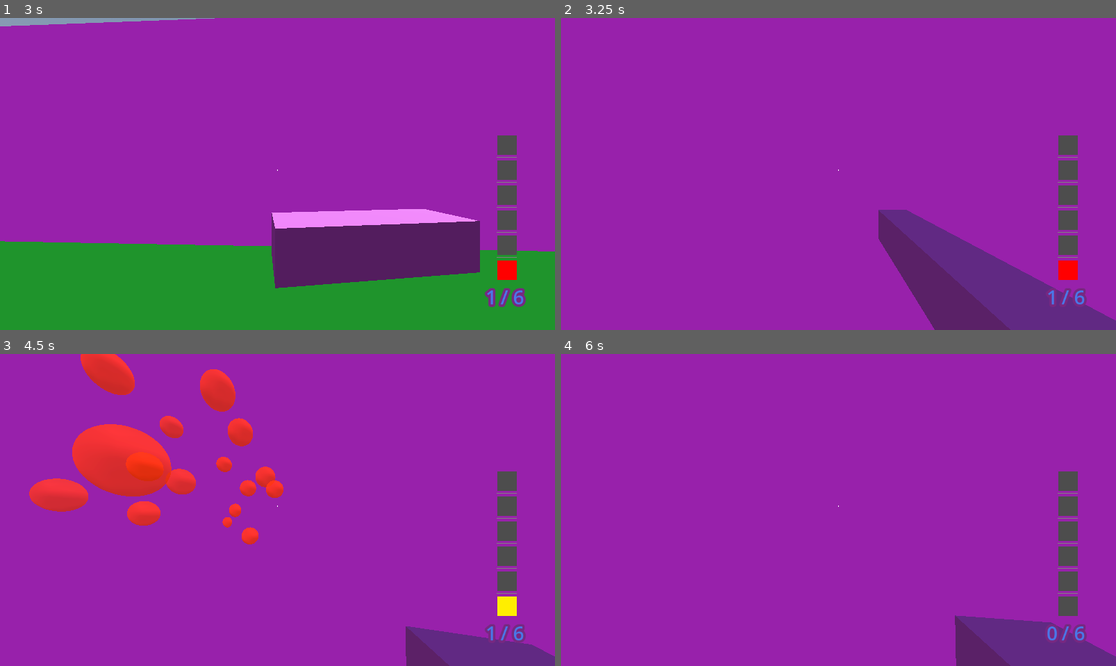
Above: before the commit, frames 1-4 (two rows, left to right).
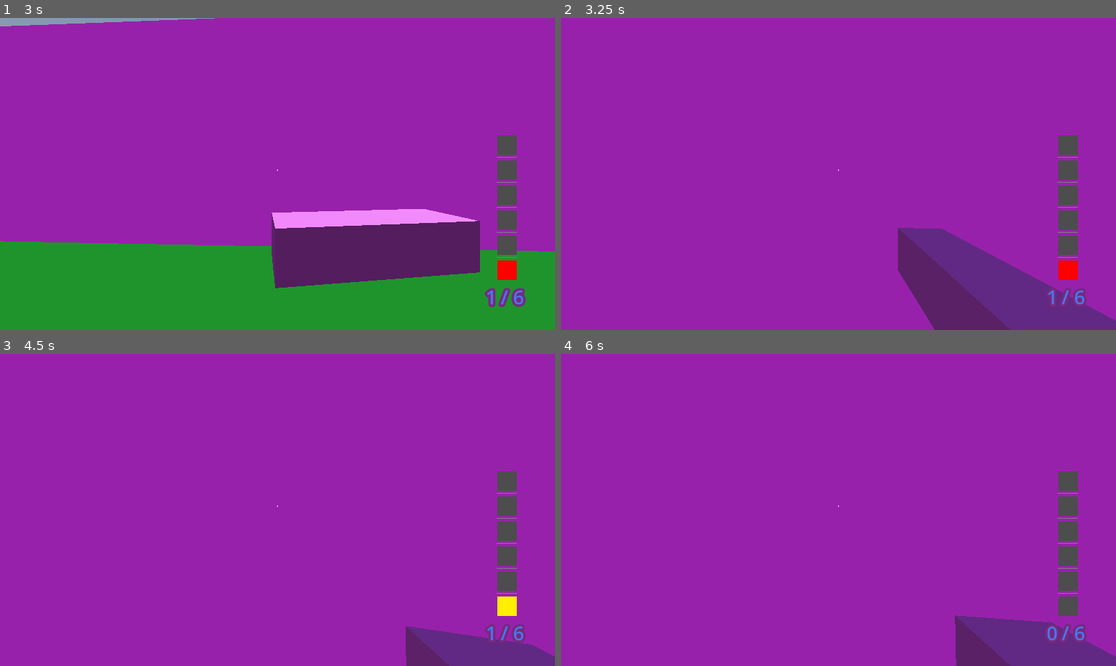
Above: after the commit, the same moments.

Repository: Ayla-McChristie/ProjectRobotCowboy
Game: Godot game, scene res://scenes/world.tscn
Same seed, same stepped clock (60 frames per second), same inputs: the game is played once before the commit and once after it.
Inputs (mouse positions are in pixels of both pictures, inside the frame that each line leads up to):
- Up to frame 1 (3 s): tap Enter (ui_accept) at 0.5 s; move the mouse to (305, 174) at 0.52 s; hold E (E) 0.53-1.28 s; hold W (move_up) from 0.53 s (still down); tap Space (jump) at 0.77, 1.52 s; click (305, 174) at 0.8 s; move the mouse to (249, 174) at 1.27 s; click (249, 174) at 1.35 s; right-click (249, 174) at 1.55 s; move the mouse to (288, 167) at 2.02 s; hold Right mouse button (trick) 2.03-2.78 s; tap E (E) at 2.3, 2.85 s; move the mouse to (271, 180) at 2.77 s
- Up to frame 2 (3.25 s): keep holding W (move_up); tap Space (jump) at 3.02 s; click (832, 180) at 3.05 s
- Up to frame 3 (4.5 s): keep holding W (move_up); move the mouse to (316, 513) at 3.52 s; hold Q (Q) 3.53-4.28 s; tap Space (jump) at 3.77 s; right-click (316, 513) at 3.8 s; move the mouse to (233, 506) at 4.27 s; click (233, 506) at 4.35 s
- Up to frame 4 (6 s): tap Space (jump) at 4.52 s; tap E (E) at 4.55 s; tap Enter (ui_accept) at 5, 5.75 s; move the mouse to (844, 510) at 5.02 s; hold Shift (sprint) 5.03-5.78 s; click (844, 510) at 5.3 s; move the mouse to (816, 503) at 5.77 s; release W (move_up) at 5.78 s; hold D (move_right) from 5.78 s (still down); right-click (816, 503) at 5.85 s

Frame 1 is identical in both runs. In frame 2, 0.8% of the frame differs, in the area x 57-69%, y 61-81%; in frame 3, 7.7%, in the area x 5-52%, y 0-62%; in frame 4, less than 0.1%.
Error after the commit: Cannot call method 'play' on a null value. (res://scripts/Components/Health_Component.gd:16)

Commit message:
projectile blast progress

Diff:
--- a/project.godot
+++ b/project.godot
@@ -76,3 +76,10 @@
 "events": [Object(InputEventKey,"resource_local_to_scene":false,"resource_name":"","device":-1,"window_id":0,"alt_press …(192 unchanged characters)…
 ]
 }
+
+[layer_names]
+
+3d_physics/layer_1="ground"
+3d_physics/layer_2="objects"
+3d_physics/layer_3="player"
+3d_physics/layer_4="enemies"
--- a/scenes/Bullets/Bullet_Blast_Explosion.tscn
+++ b/scenes/Bullets/Bullet_Blast_Explosion.tscn
@@ -1,5 +1,65 @@
-[gd_scene format=3 uid="uid://bqf0yahp8wum2"]
+[gd_scene load_steps=12 format=3 uid="uid://bqf0yahp8wum2"]
+
+[ext_resource type="Script" path="res://scripts/bullet_blast_explosion.gd" id="1_y5rqt"]
+
+[sub_resource type="Curve" id="Curve_e47le"]
+_data = [Vector2(0, 1), 0.0, 0.0, 0, 0, Vector2(1, 0), 0.0, 0.0, 0, 0]
+point_count = 2
+
+[sub_resource type="CurveTexture" id="CurveTexture_ohmpq"]
+curve = SubResource("Curve_e47le")
+
+[sub_resource type="Curve" id="Curve_5klkm"]
+min_value = -1.0
+_data = [Vector2(0, 1), 0.0, 0.0, 0, 0, Vector2(1, 1), 0.0, 0.0, 0, 0]
+point_count = 2
+
+[sub_resource type="CurveTexture" id="CurveTexture_g27vc"]
+curve = SubResource("Curve_5klkm")
+
+[sub_resource type="Curve" id="Curve_lfrwe"]
+_data = [Vector2(0, 0), 0.0, 0.666533, 0, 0, Vector2(1, 1), 0.038187, 0.0, 0, 0]
+point_count = 2
+
+[sub_resource type="CurveTexture" id="CurveTexture_ofs8b"]
+curve = SubResource("Curve_lfrwe")
+
+[sub_resource type="ParticleProcessMaterial" id="ParticleProcessMaterial_ala6m"]
+gravity = Vector3(0, 0, 0)
+scale_min = 2.0
+scale_max = 6.0
+scale_curve = SubResource("CurveTexture_ofs8b")
+alpha_curve = SubResource("CurveTexture_ohmpq")
+hue_variation_curve = SubResource("CurveTexture_g27vc")
+
+[sub_resource type="StandardMaterial3D" id="StandardMaterial3D_a5ofh"]
+transparency = 1
+vertex_color_use_as_albedo = true
+albedo_color = Color(1, 0, 0, 1)
+
+[sub_resource type="SphereMesh" id="SphereMesh_dujmd"]
+material = SubResource("StandardMaterial3D_a5ofh")
+
+[sub_resource type="SphereShape3D" id="SphereShape3D_2l41c"]
+radius = 2.84157
 
 [node name="BulletBlastExplosion" type="Area3D"]
+collision_mask = 5
+script = ExtResource("1_y5rqt")
 
 [node name="Explosion_Sound" type="AudioStreamPlayer3D" parent="."]
+
+[node name="GPUParticles3D" type="GPUParticles3D" parent="."]
+emitting = false
+amount = 4
+lifetime = 0.62
+one_shot = true
+explosiveness = 0.52
+process_material = SubResource("ParticleProcessMaterial_ala6m")
+draw_pass_1 = SubResource("SphereMesh_dujmd")
+
+[node name="CollisionShape3D" type="CollisionShape3D" parent="."]
+shape = SubResource("SphereShape3D_2l41c")
+
+[connection signal="area_entered" from="." to="." method="_on_area_entered"]
+[connection signal="body_entered" from="." to="." method="_on_body_entered"]
--- a/scenes/Bullets/Bullet_Blast_Projectile.tscn
+++ b/scenes/Bullets/Bullet_Blast_Projectile.tscn
@@ -1,53 +1,29 @@
-[gd_scene load_steps=11 format=3 uid="uid://u2e7o272djon"]
+[gd_scene load_steps=5 format=3 uid="uid://u2e7o272djon"]
 
 [ext_resource type="Script" path="res://scripts/bullet_blast_projectile.gd" id="1_g7df4"]
 
-[sub_resource type="Curve" id="Curve_bv6l1"]
-_data = [Vector2(0, 1), 0.0, 0.0, 0, 0, Vector2(1, 0), 0.0, 0.0, 0, 0]
-point_count = 2
-
-[sub_resource type="CurveTexture" id="CurveTexture_ohmpq"]
-curve = SubResource("Curve_bv6l1")
-
-[sub_resource type="Curve" id="Curve_n3e54"]
-min_value = -1.0
-_data = [Vector2(0, 1), 0.0, 0.0, 0, 0, Vector2(1, 1), 0.0, 0.0, 0, 0]
-point_count = 2
-
-[sub_resource type="CurveTexture" id="CurveTexture_g27vc"]
-curve = SubResource("Curve_n3e54")
-
-[sub_resource type="Curve" id="Curve_mpyo3"]
-_data = [Vector2(0, 0), 0.0, 0.666533, 0, 0, Vector2(1, 1), 0.038187, 0.0, 0, 0]
-point_count = 2
-
-[sub_resource type="CurveTexture" id="CurveTexture_ofs8b"]
-curve = SubResource("Curve_mpyo3")
-
-[sub_resource type="ParticleProcessMaterial" id="ParticleProcessMaterial_ebqeh"]
-gravity = Vector3(0, 0, 0)
-scale_min = 2.0
-scale_max = 4.0
-scale_curve = SubResource("CurveTexture_ofs8b")
-alpha_curve = SubResource("CurveTexture_ohmpq")
-hue_variation_curve = SubResource("CurveTexture_g27vc")
-
-[sub_resource type="StandardMaterial3D" id="StandardMaterial3D_a5ofh"]
-transparency = 1
-vertex_color_use_as_albedo = true
+[sub_resource type="StandardMaterial3D" id="StandardMaterial3D_oo5xu"]
 albedo_color = Color(1, 0, 0, 1)
 
-[sub_resource type="SphereMesh" id="SphereMesh_4b026"]
-material = SubResource("StandardMaterial3D_a5ofh")
+[sub_resource type="SphereMesh" id="SphereMesh_d8smh"]
+material = SubResource("StandardMaterial3D_oo5xu")
+radius = 0.25
+height = 0.5
+
+[sub_resource type="SphereShape3D" id="SphereShape3D_wirna"]
+radius = 0.3
 
 [node name="BulletBlastProjectile" type="Node3D"]
 script = ExtResource("1_g7df4")
 
-[node name="GPUParticles3D" type="GPUParticles3D" parent="."]
-emitting = false
-amount = 3
-lifetime = 0.5
-one_shot = true
-explosiveness = 0.52
-process_material = SubResource("ParticleProcessMaterial_ebqeh")
-draw_pass_1 = SubResource("SphereMesh_4b026")
+[node name="MeshInstance3D" type="MeshInstance3D" parent="."]
+mesh = SubResource("SphereMesh_d8smh")
+
+[node name="DamageArea" type="Area3D" parent="."]
+collision_layer = 4
+collision_mask = 3
+
+[node name="CollisionShape3D" type="CollisionShape3D" parent="DamageArea"]
+shape = SubResource("SphereShape3D_wirna")
+
+[connection signal="body_entered" from="DamageArea" to="." method="_on_damage_area_body_entered"]
--- a/scenes/player.tscn
+++ b/scenes/player.tscn
@@ -7,6 +7,8 @@
 [ext_resource type="PackedScene" uid="uid://dnfj8hm8i4vlo" path="res://scenes/UI/HUD.tscn" id="4_ic3md"]
 [ext_resource type="AudioStream" uid="uid://b3d1xhuuyqamq" path="res://Audio/Party Favor.mp3" id="5_lrl7c"]
 [ext_resource type="Shader" path="res://scenes/UI/Shader_speed_lines.gdshader" id="7_6pvat"]
+[ext_resource type="PackedScene" uid="uid://d1nip1hjflc1m" path="res://scenes/Components/health_component.tscn" id="8_go5na"]
+[ext_resource type="PackedScene" uid="uid://cq638s7mke8me" path="res://scenes/Components/hitbox_component.tscn" id="9_077ct"]
 
 [sub_resource type="CapsuleMesh" id="CapsuleMesh_kq1vs"]
 
@@ -31,9 +33,12 @@
 shader_parameter/animation_speed = 20.0
 shader_parameter/noise = SubResource("NoiseTexture2D_00enh")
 
+[sub_resource type="CapsuleShape3D" id="CapsuleShape3D_fohgd"]
+
 [node name="player" type="CharacterBody3D" node_paths=PackedStringArray("audio_jump", "audio_dash")]
 transform = Transform3D(1, 0, 0, 0, 1, 0, 0, 0, 1, -0.0068388, 0.151876, -0.00944901)
 collision_layer = 4
+collision_mask = 11
 script = ExtResource("1_r2wyn")
 STARTUP_TIME = 0.05
 DASH_ANGLE = 0.45
@@ -90,3 +95,14 @@
 grow_horizontal = 2
 grow_vertical = 2
 mouse_filter = 2
+
+[node name="HealthComponent" parent="." instance=ExtResource("8_go5na")]
+
+[node name="HitboxComponent" parent="." node_paths=PackedStringArray("health_component") instance=ExtResource("9_077ct")]
+collision_layer = 4
+collision_mask = 10
+health_component = NodePath("../HealthComponent")
+
+[node name="CollisionShape3D" type="CollisionShape3D" parent="HitboxComponent"]
+transform = Transform3D(1, 0, 0, 0, 1, 0, 0, 0, 1, 0, 1.11478, 0)
+shape = SubResource("CapsuleShape3D_fohgd")
--- a/scripts/GunController.gd
+++ b/scripts/GunController.gd
@@ -17,7 +17,8 @@
 
 #Bullets"res://scenes/Bullets/bullet.tscn"
 var normal_bullet = load("res://scenes/Bullets/bullet.tscn")
-var blast_bullet = load("res://scenes/Bullets/Bullet_Blast.tscn")
+#var blast_bullet = load("res://scenes/Bullets/Bullet_Blast.tscn")
+var blast_bullet = load("res://scenes/Bullets/Bullet_Blast_Projectile.tscn")
 var instance
 
 
--- a/scripts/PlayerController.gd
+++ b/scripts/PlayerController.gd
@@ -98,13 +98,7 @@
 	_handle_walk(delta)
 	_dash_startup()
 	_handle_headbob(delta)
-
-	if velocity.length() > _speed_line_velocity_buffer:
-		_speed_line_intensity = lerp(_speed_line_intensity, 1.0, speed_line_fade_in)
-	else:
-		_speed_line_intensity = lerp(_speed_line_intensity, 0.0, speed_line_fade_in)
-
-	$SpeedLines.material.set_shader_parameter("line_density", _speed_line_intensity)
+	_handle_speedlines()
 
 #region Fov
 	#fov
@@ -116,11 +110,11 @@
 #region Gun
 	#shooting
 	if Input.is_action_just_pressed("primary_fire") || (Input.is_action_pressed("trick") && Input.is_action_pressed("primary_fire")):
-		if gun.cylinder.size() > 0:
-			if gun.cylinder[0] == Global.BulletType.Blast:
-				velocity += camera.get_global_transform().basis.z.normalized() * (RECOIL_FORCE / (recoils_applied + 1))
-
-		recoils_applied += 1
+		#if gun.cylinder.size() > 0:
+			#if gun.cylinder[0] == Global.BulletType.Blast:
+				#velocity += camera.get_global_transform().basis.z.normalized() * (RECOIL_FORCE / (recoils_applied + 1))
+
+		#recoils_applied += 1
 		gun.Fire()
 		pass
 
@@ -233,6 +227,14 @@
 	else:
 		velocity += (head.transform.basis * Vector3(0, DASH_ANGLE, -1)).normalized() * dash_force
 
+func _handle_speedlines():
+	if velocity.length() > _speed_line_velocity_buffer:
+		_speed_line_intensity = lerp(_speed_line_intensity, 1.0, speed_line_fade_in)
+	else:
+		_speed_line_intensity = lerp(_speed_line_intensity, 0.0, speed_line_fade_in)
+
+	$SpeedLines.material.set_shader_parameter("line_density", _speed_line_intensity)
+
 func _process(delta: float) -> void:
 	if is_on_floor():
 		if can_dash == false:
--- /dev/null
+++ b/scripts/bullet_blast_explosion.gd
@@ -0,0 +1,43 @@
+extends Area3D
+
+@export var ATTACK_DAMAGE: float = 10
+@export var KNOCKBACK_FORCE: float = 10
+
+@onready var explosion_sound: AudioStreamPlayer3D = $Explosion_Sound
+@onready var gpu_particles_3d: GPUParticles3D = $GPUParticles3D
+@onready var collision_shape_3d: CollisionShape3D = $CollisionShape3D
+
+
+# Called when the node enters the scene tree for the first time.
+func _ready() -> void:
+	explosion_sound.play()
+	gpu_particles_3d.restart()
+	pass # Replace with function body.
+
+# Called every frame. 'delta' is the elapsed time since the previous frame.
+func _process(delta: float) -> void:
+	if !explosion_sound.playing && !gpu_particles_3d.emitting:
+		queue_free()
+
+func _on_area_entered(area: Area3D) -> void:
+	pass
+
+
+func _on_body_entered(body: Node3D) -> void:
+	if gpu_particles_3d.emitting:
+		var hitbox = body.get_node_or_null("HitboxComponent")
+
+		if hitbox:
+			var attack = Attack.new()
+
+			print_debug(body.get_collision_layer())
+
+			if body.get_collision_layer() == 3:
+				attack.attack_damage = 0.0
+				attack.knockback_force = KNOCKBACK_FORCE
+			else:
+				attack.attack_damage = ATTACK_DAMAGE
+				attack.knockback_force = KNOCKBACK_FORCE
+
+			attack.attack_point = global_position
+			hitbox.damage(attack)
--- a/scripts/bullet_blast_projectile.gd
+++ b/scripts/bullet_blast_projectile.gd
@@ -9,24 +9,14 @@
 
 var expolsion = load("res://scenes/Bullets/Bullet_Blast_Explosion.tscn")
 
-# Called when the node enters the scene tree for the first time.
-func _ready() -> void:
-	pass # Replace with function body.
-
-
 # Called every frame. 'delta' is the elapsed time since the previous frame.
 func _process(delta: float) -> void:
 	position += transform.basis * Vector3(0,0, -SPEED) * delta
 
 
-
 func _on_damage_area_body_entered(area : Node3D) -> void:
 	var instance = expolsion.instantiate()
-	if ray.is_colliding():
-		instance.position = ray.get_collision_point()
-	else:
-		instance.position = global_position
-	instance.emitting = true
+	instance.position = global_position
 	get_tree().root.add_child(instance)
 	print_debug("bullet collided")
 
Not shown: 1 places in scenes/player.tscn that only renumber resources
